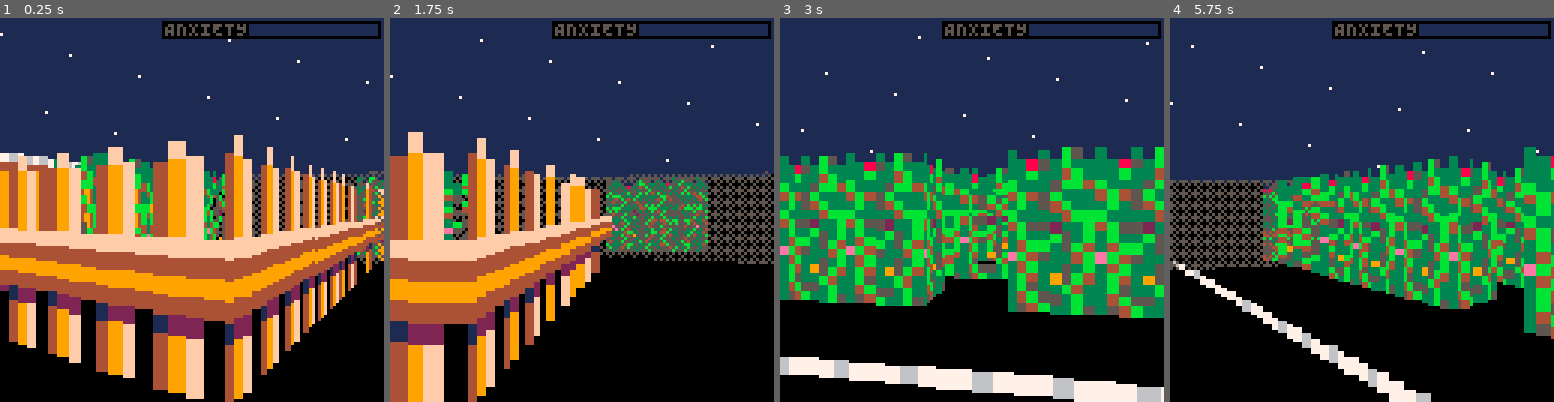
Above: before the commit, frames 1-4 (left to right).
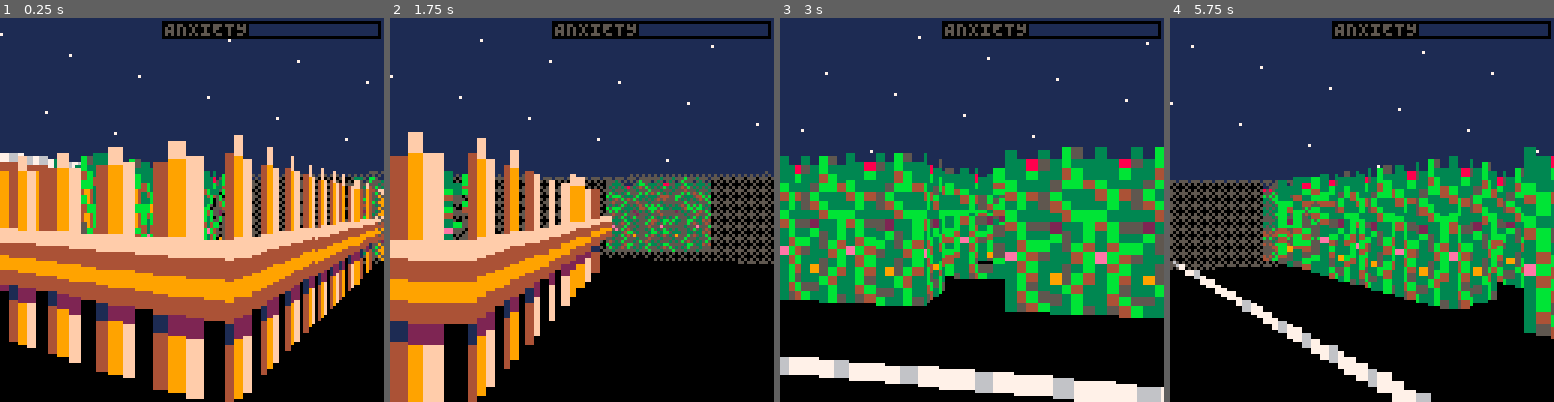
Above: after the commit, the same moments.

Repository: jcwilk/anx
Game: PICO-8 cartridge anx.p8
Two runs of this game, one before a commit and one after it. Both use one fixed random seed, a clock stepped at 60 frames per second and the inputs below.
Inputs:
- Up to frame 1 (0.25 s): no input
- Up to frame 2 (1.75 s): tap X (X key) at 0.33, 1.07 s; tap O (Z key) at 0.7, 1.7 s; hold Right from 1.6 s (still down)
- Up to frame 3 (3 s): tap X (X key) at 1.85, 2.97 s; release Right at 2.1 s; tap O (Z key) at 2.1, 2.5, 2.9 s; hold Up 2.15-2.42 s; hold Right from 2.47 s (still down)
- Up to frame 4 (5.75 s): release Right at 3.03 s; hold Left 3.08-3.58 s; tap O (Z key) every 0.4 s from 3.3 to 5.7 s; hold Down 3.63-3.97 s; hold Right 4.02-4.68 s; tap X (X key) at 4.08, 5.2 s; hold Up 4.73-5.03 s; hold Left 5.08-5.68 s; hold Down from 5.73 s (still down)

The runs differ from the first frame. In frame 1, 0.5% of the frame differs, in the area x 92-95%, y 41-70%; in frame 2, 1.1%; in frame 3, 1.4%; in frame 4, 1.5%, in the area x 47-66%, y 37-100%.

Commit message:
Make pathfinding cover diagonals
This was actually quite tricky since it broke some assumptions that needed to be fixed

Mainly I can't assume that the first time a spot is added is the shortest path from the spot to the start

So now I store the path length into the visited table and don't skip it if the path length is shorter

Diff:
--- a/anx.p8
+++ b/anx.p8
@@ -790,6 +790,47 @@
   end
  end
 
+ local function follow_path(mob)
+  local m_to_p=mob.coords-player.coords
+  local distance=m_to_p:tomagnitude()
+  if distance < 1.8 then
+   if abs(mob:turn_towards(player)) < .1 then
+    mob:talk()
+   end
+  end
+
+  if (not mob.path or mob.path_index > #mob.path) and distance < 4 then
+   local check_can_pass = function(x,y)
+    return not ( is_sprite_wall(mget(x,y)) and is_sprite_wall_solid(mget(x,y)) )
+   end
+
+   --(sx,sy,fx,fy,max_length,check_can_pass)
+   mob.path = find_path(round(mob.coords.x), -round(mob.coords.y), round(player.coords.x), -round(player.coords.y),false,check_can_pass)
+   mob.path_index = 1
+   debugmob = mob
+   --blah()
+  end
+
+  if mob.path and #mob.path > 0 and mob.path_index <= #mob.path then
+   local next_path = mob.path[mob.path_index]
+   if next_path then
+    local next_coords = makevec2d(next_path[1],-next_path[2])
+
+    if (mob.coords-next_coords):tomagnitude() < .05 then
+     mob.path_index += 1
+     next_path = mob.path[mob.path_index]
+     if next_path then
+      next_coords = makevec2d(next_path[1],-next_path[2]) --todo - less copypasta
+     end
+    end
+
+    if next_path and abs(mob:turn_towards( {coords=next_coords} )) < .1 then
+     mob:apply_movement((mob.coords-next_coords):normalize()*-.04)
+    end
+   end
+  end
+ end
+
  return function(sprite_id,coords,bearing)
   mob_id_counter+=1
   local obj = {
@@ -804,7 +845,7 @@
    apply_movement=apply_movement,
    entering_door=false,
    hitbox_radius=mob_hitbox_radius,
-   update=default_update
+   update=follow_path--default_update
   }
   return obj
  end
@@ -882,6 +923,130 @@
   return obj
  end
 end)()
+
+-- end ext
+
+-- start ext ./pathfinding.p8
+
+add_spot = function(obj, old_spot, newx, newy, added_distance)
+ if newx == obj.fx and newy == obj.fy then
+  return true --we found the target!
+ elseif obj.max_length and obj.max_length <= #old_spot.path then
+  return false
+ elseif not obj.check_can_pass(newx,newy) then
+  return false --skip it, it's a wall
+ end
+
+ local distance_so_far = old_spot.distance_so_far + added_distance
+
+ --skip adding the spot if the spot has already been added by another path which was at least as direct
+ --.001 as a float rounding error catchall
+ if obj.visited[newx] and obj.visited[newx][newy] and obj.visited[newx][newy] < distance_so_far + .001 then
+  return false --skip it, we've seen it
+ end
+
+ if not obj.visited[newx] then
+  obj.visited[newx] = {}
+ end
+ obj.visited[newx][newy] = distance_so_far
+
+ -- shallow copy the previous path into a new path and append the new coords to the end
+ local new_path = {}
+ for s in all(old_spot.path) do
+  add(new_path,s)
+ end
+ add(new_path,{newx,newy})
+
+ local distance = distance_so_far + sqrt((newx - obj.fx)^2 + (newy - obj.fy)^2)
+ local insert_index = 1
+
+ while insert_index <= #obj.spot_q and distance <= obj.spot_q[insert_index].distance do
+  insert_index+= 1
+ end
+
+ local tmp = {path=new_path,distance=distance,distance_so_far=distance_so_far}
+ local swap
+ while insert_index <= #obj.spot_q do
+  swap = obj.spot_q[insert_index]
+  obj.spot_q[insert_index] = tmp
+  tmp = swap
+  insert_index+=1
+ end
+
+ add(obj.spot_q,tmp)
+ return false
+end
+
+local expand_next_spot = function(obj)
+ if #obj.spot_q == 0 then
+  obj.path = {path={}}
+  return true
+ end
+ local next_spot = obj.spot_q[#obj.spot_q]
+ obj.spot_q[#obj.spot_q] = nil
+
+ local x = next_spot.path[#next_spot.path][1]
+ local y = next_spot.path[#next_spot.path][2]
+
+ local res = false
+
+ -- do up,down,left,right with added_distance = 1
+ res = res or add_spot(obj, next_spot, x-1, y, 1)
+ res = res or add_spot(obj, next_spot, x+1, y, 1)
+ res = res or add_spot(obj, next_spot, x, y-1, 1)
+ res = res or add_spot(obj, next_spot, x, y+1, 1)
+
+ -- do the diagonals with added_distance = sqrt(1^2+1^2)
+ if obj.check_can_pass(x-1, y) then
+  if obj.check_can_pass(x, y+1) then
+   res = res or add_spot(obj, next_spot, x-1, y+1, 1.41421)
+  end
+  if obj.check_can_pass(x, y-1) then
+   res = res or add_spot(obj, next_spot, x-1, y-1, 1.41421)
+  end
+ end
+ if obj.check_can_pass(x+1, y) then
+  if obj.check_can_pass(x, y+1) then
+   res = res or add_spot(obj, next_spot, x+1, y+1, 1.41421)
+  end
+  if obj.check_can_pass(x, y-1) then
+   res = res or add_spot(obj, next_spot, x+1, y-1, 1.41421)
+  end
+ end
+
+ obj.path = next_spot.path --this is mostly for debugging
+
+ return res
+end
+
+function make_pathfinding(sx,sy,fx,fy,check_can_pass)
+ local obj = {
+  path = {},
+  max_length = false,
+  fx = fx,
+  fy = fy,
+  check_can_pass = check_can_pass,
+  visited = {},
+  spot_q = {}
+ }
+
+ add_spot(obj, {path={}, distance_so_far=0}, sx, sy, 0)
+ expand_next_spot(obj, check_can_pass)
+
+ return obj
+end
+
+function find_path(sx,sy,fx,fy,max_length,check_can_pass)
+ local obj = make_pathfinding(sx,sy,fx,fy,check_can_pass)
+ obj.max_length = max_length
+
+ local is_done = false
+ while not is_done do
+  is_done = expand_next_spot(obj)
+ end
+
+ return obj.path
+end
 
 -- end ext
 
--- a/pathfinding.p8
+++ b/pathfinding.p8
@@ -4,21 +4,27 @@
 
 -- start lib
 
-add_spot = function(obj, old_spot, newx, newy)
+add_spot = function(obj, old_spot, newx, newy, added_distance)
   if newx == obj.fx and newy == obj.fy then
     return true --we found the target!
   elseif obj.max_length and obj.max_length <= #old_spot.path then
     return false
   elseif not obj.check_can_pass(newx,newy) then
     return false --skip it, it's a wall
-  elseif obj.visited[newx] and obj.visited[newx][newy] then
+  end
+
+  local distance_so_far = old_spot.distance_so_far + added_distance
+
+  --skip adding the spot if the spot has already been added by another path which was at least as direct
+  --.001 as a float rounding error catchall
+  if obj.visited[newx] and obj.visited[newx][newy] and obj.visited[newx][newy] < distance_so_far + .001 then
     return false --skip it, we've seen it
   end
 
   if not obj.visited[newx] then
     obj.visited[newx] = {}
   end
-  obj.visited[newx][newy] = true
+  obj.visited[newx][newy] = distance_so_far
 
   -- shallow copy the previous path into a new path and append the new coords to the end
   local new_path = {}
@@ -27,15 +33,14 @@
   end
   add(new_path,{newx,newy})
 
-  -- insert the new spot in place and shuffle the remaining ones further out to make room
-  local distance = #new_path + abs(newx - obj.fx) + abs(newy - obj.fy)
+  local distance = distance_so_far + sqrt((newx - obj.fx)^2 + (newy - obj.fy)^2)
   local insert_index = 1
 
   while insert_index <= #obj.spot_q and distance <= obj.spot_q[insert_index].distance do
     insert_index+= 1
   end
 
-  local tmp = {path=new_path,distance=distance}
+  local tmp = {path=new_path,distance=distance,distance_so_far=distance_so_far}
   local swap
   while insert_index <= #obj.spot_q do
     swap = obj.spot_q[insert_index]
@@ -55,15 +60,37 @@
   end
   local next_spot = obj.spot_q[#obj.spot_q]
   obj.spot_q[#obj.spot_q] = nil
+
   local x = next_spot.path[#next_spot.path][1]
   local y = next_spot.path[#next_spot.path][2]
+
   local res = false
-  res = res or add_spot(obj, next_spot, x-1, y)
-  res = res or add_spot(obj, next_spot, x+1, y)
-  res = res or add_spot(obj, next_spot, x, y-1)
-  res = res or add_spot(obj, next_spot, x, y+1)
-
-  obj.path = next_spot.path
+
+  -- do up,down,left,right with added_distance = 1
+  res = res or add_spot(obj, next_spot, x-1, y, 1)
+  res = res or add_spot(obj, next_spot, x+1, y, 1)
+  res = res or add_spot(obj, next_spot, x, y-1, 1)
+  res = res or add_spot(obj, next_spot, x, y+1, 1)
+
+  -- do the diagonals with added_distance = sqrt(1^2+1^2)
+  if obj.check_can_pass(x-1, y) then
+    if obj.check_can_pass(x, y+1) then
+      res = res or add_spot(obj, next_spot, x-1, y+1, 1.41421)
+    end
+    if obj.check_can_pass(x, y-1) then
+      res = res or add_spot(obj, next_spot, x-1, y-1, 1.41421)
+    end
+  end
+  if obj.check_can_pass(x+1, y) then
+    if obj.check_can_pass(x, y+1) then
+      res = res or add_spot(obj, next_spot, x+1, y+1, 1.41421)
+    end
+    if obj.check_can_pass(x, y-1) then
+      res = res or add_spot(obj, next_spot, x+1, y-1, 1.41421)
+    end
+  end
+
+  obj.path = next_spot.path --this is mostly for debugging
 
   return res
 end
@@ -79,8 +106,8 @@
     spot_q = {}
   }
 
-  add_spot(obj, {path={}}, sx, sy)
-  expand_next_spot(obj)
+  add_spot(obj, {path={}, distance_so_far=0}, sx, sy, 0)
+  expand_next_spot(obj, check_can_pass)
 
   return obj
 end
@@ -91,7 +118,7 @@
 
   local is_done = false
   while not is_done do
-    is_done = expand_next_spot(pf)
+    is_done = expand_next_spot(obj)
   end
 
   return obj.path
@@ -99,7 +126,7 @@
 
 -- end lib
 
-local pf
+pf = nil
 
 function _init()
   local sx,sy,fx,fy,x,y
@@ -154,14 +181,14 @@
 end
 
 __gfx__
-00000000aaa2aaaa00bbbbb00000000000099000000c100000000000000000000000000000000000000000000000000000000000000000000000000000000000
-000000009992a99900b333b30888888000900900000c100000000000000000000000000000000000000000000000000000000000000000000000000000000000
-000000009992a99900b300030822222200000900000c100000000000000000000000000000000000000000000000000000000000000000000000000000000000
+00000000aaa2aaaa00bbbbb00000000000099000d00c100d00000000000000000000000000000000000000000000000000000000000000000000000000000000
+000000009992a99900b333b308888880009009000d0c10d000000000000000000000000000000000000000000000000000000000000000000000000000000000
+000000009992a99900b30003082222220000090000dc1d0000000000000000000000000000000000000000000000000000000000000000000000000000000000
 000000002222022200bbbb000820000000009000cccccccc00000000000000000000000000000000000000000000000000000000000000000000000000000000
 00000000aaaaaaa200333b300888000000090000111c111100000000000000000000000000000000000000000000000000000000000000000000000000000000
-00000000a99999920b000b300822200000000000000c100000000000000000000000000000000000000000000000000000000000000000000000000000000000
-00000000a99999920bbbbb300820000000090000000c100000000000000000000000000000000000000000000000000000000000000000000000000000000000
-0000000002222222003333300020000000000000000c100000000000000000000000000000000000000000000000000000000000000000000000000000000000
+00000000a99999920b000b30082220000000000000dc1d0000000000000000000000000000000000000000000000000000000000000000000000000000000000
+00000000a99999920bbbbb3008200000000900000d0c10d000000000000000000000000000000000000000000000000000000000000000000000000000000000
+0000000002222222003333300020000000000000d00c100d00000000000000000000000000000000000000000000000000000000000000000000000000000000
 
 
 
--- a/sprites.p8
+++ b/sprites.p8
@@ -790,6 +790,47 @@
     end
   end
 
+  local function follow_path(mob)
+    local m_to_p=mob.coords-player.coords
+    local distance=m_to_p:tomagnitude()
+    if distance < 1.8 then
+      if abs(mob:turn_towards(player)) < .1 then
+        mob:talk()
+      end
+    end
+
+    if (not mob.path or mob.path_index > #mob.path) and distance < 4 then
+      local check_can_pass = function(x,y)
+        return not ( is_sprite_wall(mget(x,y)) and is_sprite_wall_solid(mget(x,y)) )
+      end
+
+      --(sx,sy,fx,fy,max_length,check_can_pass)
+      mob.path = find_path(round(mob.coords.x), -round(mob.coords.y), round(player.coords.x), -round(player.coords.y),false,check_can_pass)
+      mob.path_index = 1
+      debugmob = mob
+      --blah()
+    end
+
+    if mob.path and #mob.path > 0 and mob.path_index <= #mob.path then
+      local next_path = mob.path[mob.path_index]
+      if next_path then
+        local next_coords = makevec2d(next_path[1],-next_path[2])
+
+        if (mob.coords-next_coords):tomagnitude() < .05 then
+          mob.path_index += 1
+          next_path = mob.path[mob.path_index]
+          if next_path then
+            next_coords = makevec2d(next_path[1],-next_path[2]) --todo - less copypasta
+          end
+        end
+
+        if next_path and abs(mob:turn_towards( {coords=next_coords} )) < .1 then
+          mob:apply_movement((mob.coords-next_coords):normalize()*-.04)
+        end
+      end
+    end
+  end
+
   return function(sprite_id,coords,bearing)
     mob_id_counter+=1
     local obj = {
@@ -804,7 +845,7 @@
       apply_movement=apply_movement,
       entering_door=false,
       hitbox_radius=mob_hitbox_radius,
-      update=default_update
+      update=follow_path--default_update
     }
     return obj
   end
